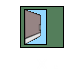
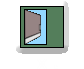
Layers edited between the first and the second (84, 69) image:
added layer "Pasted Layer #3" above "menu copy #1" over [16, 1, 69, 54]
